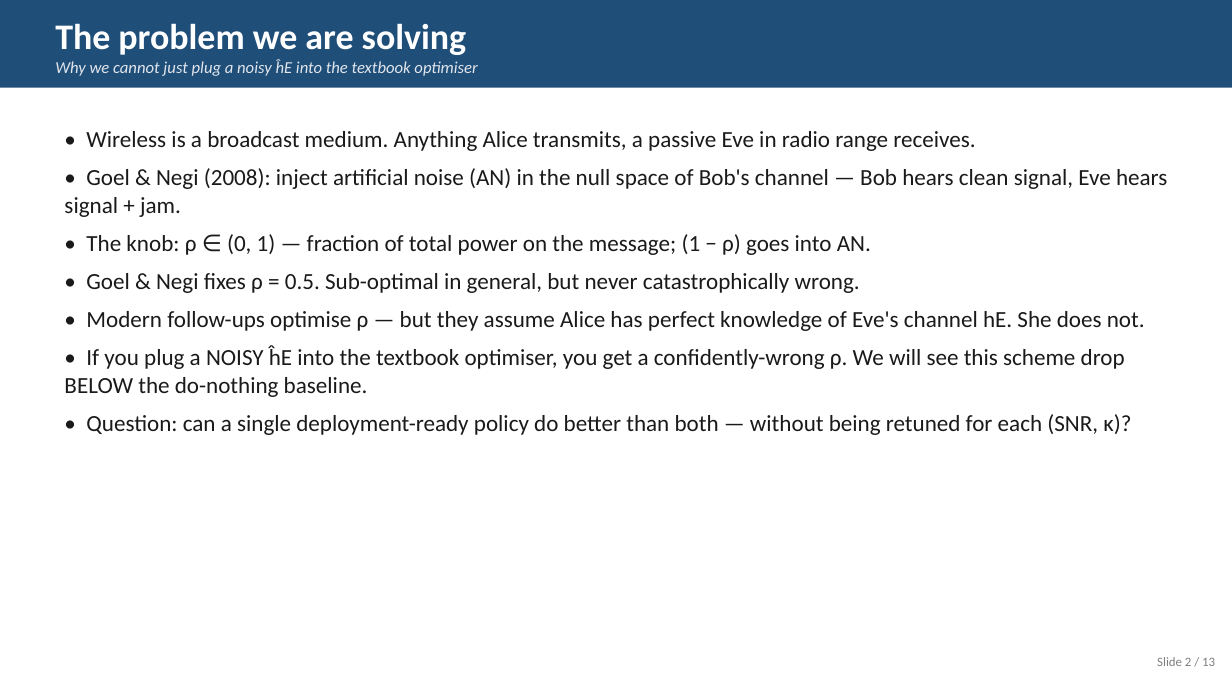
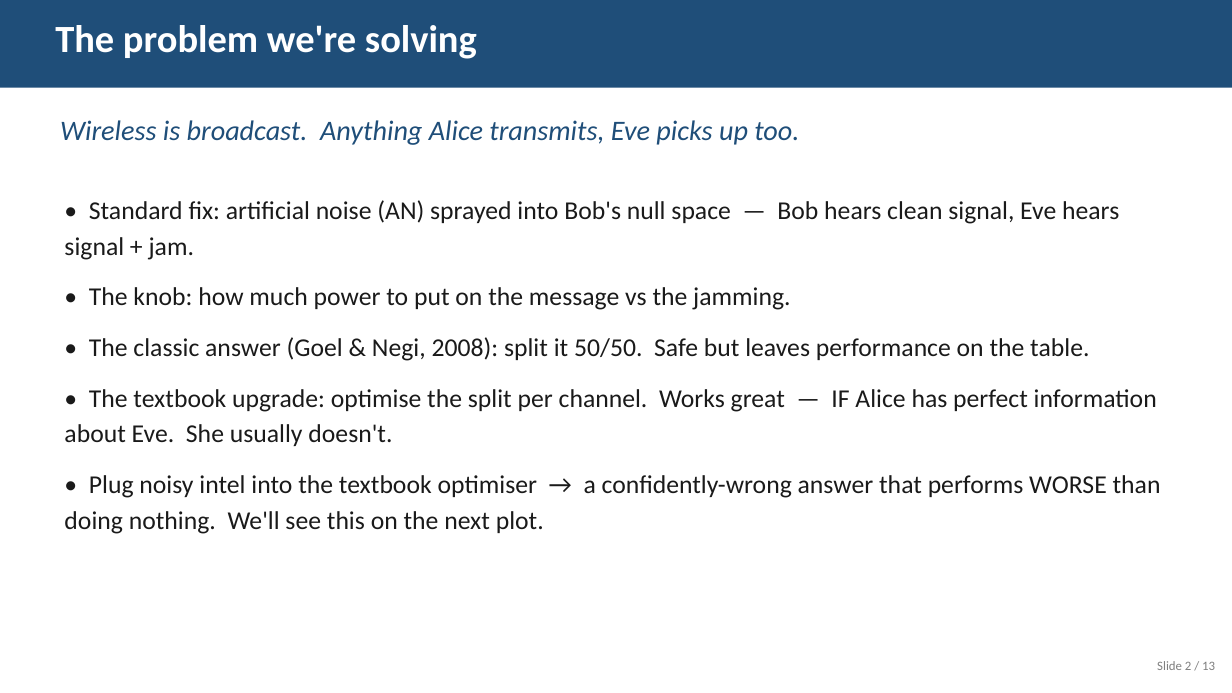
Before and after one commit to kryptbakar/DQN-Enhanced-Adaptive-Artificial-Noise-Power-Allocation, a slide deck: slide 2 of report/slides.pptx. Drawn at 1232x693 pixels with LibreOffice and Linux fonts; fonts in the diff are those of the drawing. Boxes give left, top, right and bottom in pixels: in the first picture for what was removed or moved away, otherwise in the second. Text is boxed around its words. In the diff, an @@ line names an element or a change of style, - is before the commit and + after.

Commit message:
redesign slide deck — visual cards, fewer formulas, classroom-friendly
The previous deck packed too much math and dense bullets per slide for a
10-12 minute talk in front of a mixed audience (instructor + classmates).
This pass restructures the same 13-slide flow around visual cards, larger
type, and one-idea-per-slide.

Per-slide changes:
- Slide 1: cleaner title, accent strip, larger paper title.
- Slide 2 (problem): story-first, no inline math; 5 short bullets.
- Slide 3 (system model): three coloured cards for Alice / Bob / Eve;
  only the imperfect-CSI equation kept, embedded as a rendered PNG.
- Slide 4 (classical answers): two side-by-side cards (Fixed vs
  Traditional) with pros/cons rather than equations.
- Slide 5 (failure mode): full-bleed figure, single-sentence caption.
- Slide 6 (our approach): three idea blocks (Reframe / Two key inputs /
  Single deployable model) instead of architecture details.
- Slide 7 (state + action): icons for the seven state items, one
  rendered equation for the alignment cue, two cards for action and
  network. Formula-density way down.
- Slide 8 (training): training curve on the left, three 'stat' cards
  (7000 episodes, ~38 s, three Nt) replacing the dense hyperparam list.
- Slides 9 + 10: same plot story but trimmed captions.
- Slide 11 (demo cue): five compact tab cards with icon + name + 1-line
  description.
- Slide 12 (takeaways): three coloured cards (Problem / Fix / Outcome)
  instead of a long bullet list.
- Slide 13: thank-you, unchanged.

Reduces visible formula count from a dozen-plus inline strings to two
rendered PNGs (CSI model on slide 3, alignment on slide 7) — math is
still present where it earns its place, but the deck reads as a
presentation, not a paper.

```diff
--- a/report/slides.pptx
+++ b/report/slides.pptx
@@ text at <box>55,25,477,59</box>: text changed; size 13 to 30 pt; text colour #E0E5EC to #FFFFFF; bold on; italic off @@
-The problem we are solving
-Why we cannot just plug a noisy ĥE into the textbook optimiser
+The problem we're solving
@@ text added at <box>60,120,799,145</box>, 22 pt, text #1F4E79, italic @@
+Wireless is broadcast. Anything Alice transmits, Eve picks up too.
@@ text at <box>64,200,1161,534</box>: text changed; size 18 to 20 pt @@
-• Wireless is a broadcast medium. Anything Alice transmits, a passive Eve in radio range receives.
-• Goel & Negi (2008): inject artificial noise (AN) in the null space of Bob's channel — Bob hears clean signal, Eve hears signal + jam.
-• The knob: ρ ∈ (0, 1) — fraction of total power on the message; (1 − ρ) goes into AN.
-• Goel & Negi fixes ρ = 0.5. Sub-optimal in general, but never catastrophically wrong.
-• Modern follow-ups optimise ρ — but they assume Alice has perfect knowledge of Eve's channel hE. She does not.
-• If you plug a NOISY ĥE into the textbook optimiser, you get a confidently-wrong ρ. We will see this scheme drop BELOW the do-nothing baseline.
-• Question: can a single deployment-ready policy do better than both — without being retuned for each (SNR, κ)?
+• Standard fix: artificial noise (AN) sprayed into Bob's null space — Bob hears clean signal, Eve hears signal + jam.
+• The knob: how much power to put on the message vs the jamming.
+• The classic answer (Goel & Negi, 2008): split it 50/50. Safe but leaves performance on the table.
+• The textbook upgrade: optimise the split per channel. Works great — IF Alice has perfect information about Eve. She usually doesn't.
+• Plug noisy intel into the textbook optimiser → a confidently-wrong answer that performs WORSE than doing nothing. We'll see this on the next plot.
@@ text "Slide 2 / 13": place and size @@
-text "Slide 2 / 13" at <box>1157,657,1215,666</box>
+text "Slide 2 / 13" at <box>1157,661,1215,670</box>
```
Also in this commit, not shown: 7 other slides changed, 5 slides added, 5 slides removed, 1 other file.
